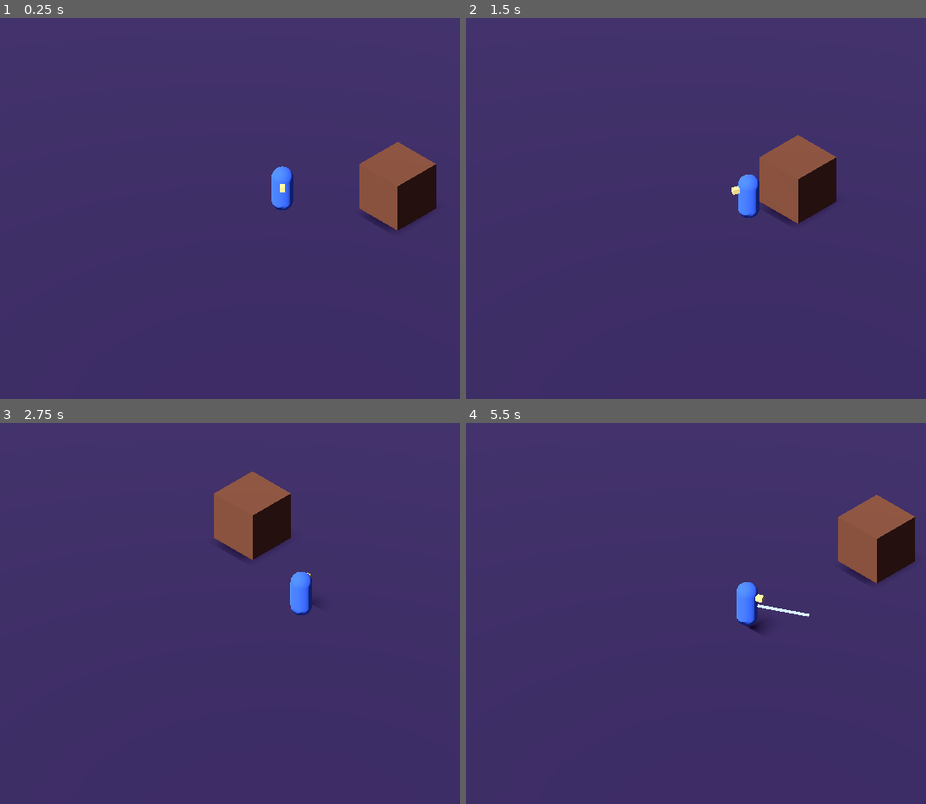
Above: before the commit, frames 1-4 (two rows, left to right).
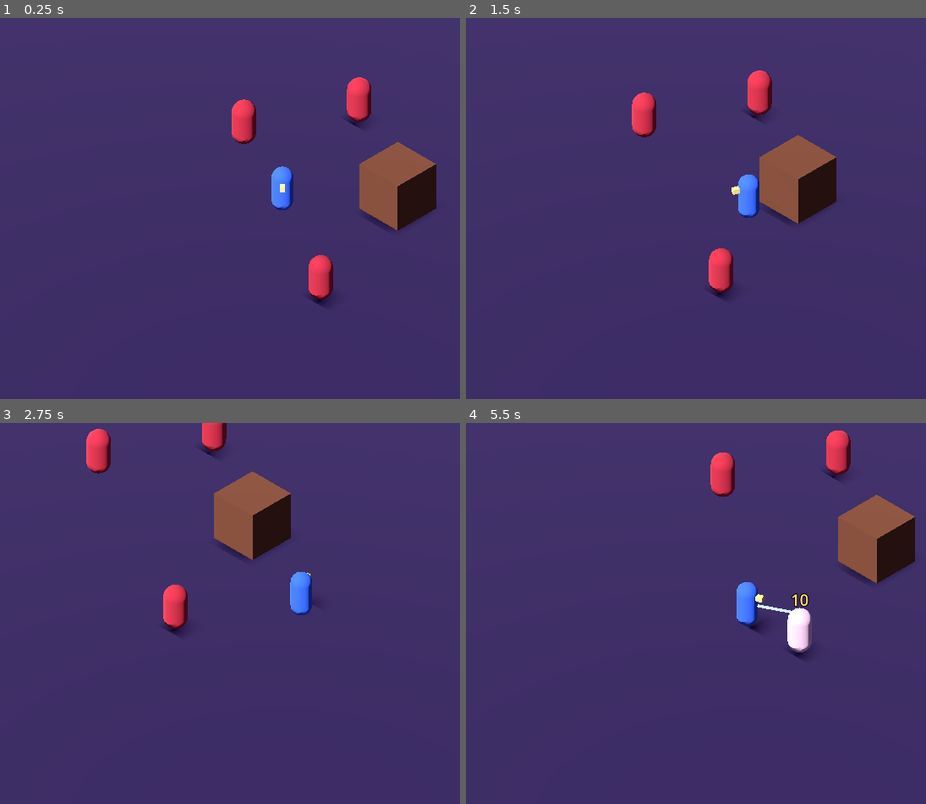
Above: after the commit, the same moments.

Repository: Spadasian/Robert
Game: Godot game, scene res://scenes/world/Main.tscn
The game is run twice, just before and just after one commit, with the same random seed, the same clock (stepped at 60 frames per second) and the same inputs.
Inputs (mouse positions are in pixels of both pictures, inside the frame that each line leads up to):
- Up to frame 1 (0.25 s): no input
- Up to frame 2 (1.5 s): tap Enter at 0.5 s; move the mouse to (898, 189) at 0.52 s; press the mouse at (898, 189) at 0.53 s; hold D (move_right) 0.53-1.28 s; move the mouse to (613, 227) at 1.27 s; release the mouse at (613, 227) at 1.28 s; hold S (move_down) from 1.28 s (still down); click (613, 227) at 1.35 s
- Up to frame 3 (2.75 s): move the mouse to (349, 529) at 2.02 s; release S (move_down) at 2.03 s; press the mouse at (349, 529) at 2.03 s; hold D (move_right) from 2.03 s (still down)
- Up to frame 4 (5.5 s): move the mouse to (714, 689) at 2.77 s; release D (move_right) at 2.78 s; release the mouse at (714, 689) at 2.78 s; hold W (move_up) 2.78-3.53 s; click (714, 689) at 2.85 s; move the mouse to (outside the picture) at 3.52 s; press the mouse at (outside the picture) at 3.53 s; hold A (move_left) 3.53-5.03 s; move the mouse to (544, 556) at 4.27 s; release the mouse at (544, 556) at 4.28 s; click (544, 556) at 4.35 s; move the mouse to (783, 613) at 5.02 s; press the mouse at (783, 613) at 5.03 s; hold S (move_down) from 5.03 s (still down)

The runs differ from the first frame. In frame 1, 1.7% of the frame differs, in the area x 50-81%, y 15-76%; in frame 2, 1.7%; in frame 3, 1.5%; in frame 4, 1.8%, in the area x 53-84%, y 2-62%.

Commit message:
Task 5: enemy base class, HealthComponent, damage numbers, training dummy
Co-Authored-By: Claude Sonnet 5.5 <noreply@anthropic.com>
Claude-Session: https://claude.ai/code/session_015tdxMYhNk2xjQ11oWM2YK9

Diff:
--- /dev/null
+++ b/scenes/enemies/TrainingDummy.tscn
@@ -0,0 +1,50 @@
+[gd_scene load_steps=9 format=3]
+
+[ext_resource type="Script" path="res://scripts/enemies/Enemy.gd" id="1_enemy"]
+[ext_resource type="Script" path="res://scripts/combat/HealthComponent.gd" id="2_health"]
+[ext_resource type="Script" path="res://scripts/combat/Hurtbox.gd" id="3_hurtbox"]
+
+[sub_resource type="CapsuleShape3D" id="Shape_body"]
+radius = 0.45
+height = 1.8
+
+[sub_resource type="CapsuleShape3D" id="Shape_hurt"]
+radius = 0.55
+height = 1.9
+
+[sub_resource type="CapsuleMesh" id="Mesh_body"]
+radius = 0.45
+height = 1.8
+
+[sub_resource type="StandardMaterial3D" id="Mat_body"]
+albedo_color = Color(0.75, 0.2, 0.25, 1)
+
+[node name="TrainingDummy" type="CharacterBody3D"]
+collision_layer = 4
+collision_mask = 1
+script = ExtResource("1_enemy")
+max_health = 50.0
+
+[node name="CollisionShape3D" type="CollisionShape3D" parent="."]
+transform = Transform3D(1, 0, 0, 0, 1, 0, 0, 0, 1, 0, 0.9, 0)
+shape = SubResource("Shape_body")
+
+[node name="Model" type="Node3D" parent="."]
+
+[node name="Body" type="MeshInstance3D" parent="Model"]
+transform = Transform3D(1, 0, 0, 0, 1, 0, 0, 0, 1, 0, 0.9, 0)
+mesh = SubResource("Mesh_body")
+surface_material_override/0 = SubResource("Mat_body")
+
+[node name="HealthComponent" type="Node" parent="."]
+script = ExtResource("2_health")
+
+[node name="Hurtbox" type="Area3D" parent="."]
+collision_layer = 32
+collision_mask = 0
+script = ExtResource("3_hurtbox")
+team = "enemy"
+
+[node name="CollisionShape3D" type="CollisionShape3D" parent="Hurtbox"]
+transform = Transform3D(1, 0, 0, 0, 1, 0, 0, 0, 1, 0, 0.95, 0)
+shape = SubResource("Shape_hurt")
--- a/scenes/player/Player.tscn
+++ b/scenes/player/Player.tscn
@@ -34,7 +34,7 @@
 
 [node name="Player" type="CharacterBody3D" groups=["player"]]
 collision_layer = 2
-collision_mask = 1
+collision_mask = 5
 script = ExtResource("1_player")
 
 [node name="CollisionShape3D" type="CollisionShape3D" parent="."]
--- /dev/null
+++ b/scenes/ui/DamageNumber.tscn
@@ -0,0 +1,14 @@
+[gd_scene load_steps=2 format=3]
+
+[ext_resource type="Script" path="res://scripts/ui/DamageNumber.gd" id="1_number"]
+
+[node name="DamageNumber" type="Label3D"]
+pixel_size = 0.012
+billboard = 1
+no_depth_test = true
+modulate = Color(1, 0.9, 0.5, 1)
+outline_modulate = Color(0.1, 0.05, 0.05, 1)
+text = "0"
+font_size = 48
+outline_size = 12
+script = ExtResource("1_number")
--- a/scenes/world/Main.tscn
+++ b/scenes/world/Main.tscn
@@ -2,7 +2,7 @@
 
 [ext_resource type="PackedScene" path="res://scenes/player/Player.tscn" id="1_player"]
 [ext_resource type="PackedScene" path="res://scenes/world/CameraRig.tscn" id="2_camera"]
-[ext_resource type="Script" path="res://scripts/combat/Hurtbox.gd" id="3_hurtbox"]
+[ext_resource type="PackedScene" path="res://scenes/enemies/TrainingDummy.tscn" id="3_dummy"]
 
 [sub_resource type="PlaneMesh" id="PlaneMesh_floor"]
 size = Vector2(60, 60)
@@ -19,9 +19,6 @@
 
 [sub_resource type="BoxShape3D" id="Shape_crate"]
 size = Vector3(2, 2, 2)
-
-[sub_resource type="BoxShape3D" id="Shape_crate_hurt"]
-size = Vector3(2.4, 2.4, 2.4)
 
 [sub_resource type="BoxMesh" id="Mesh_crate"]
 size = Vector3(2, 2, 2)
@@ -48,17 +45,16 @@
 mesh = SubResource("Mesh_crate")
 surface_material_override/0 = SubResource("Mat_crate")
 
-[node name="Hurtbox" type="Area3D" parent="TestCrate"]
-collision_layer = 32
-collision_mask = 0
-script = ExtResource("3_hurtbox")
-team = "enemy"
-debug_print = true
+[node name="Player" parent="." instance=ExtResource("1_player")]
 
-[node name="CollisionShape3D" type="CollisionShape3D" parent="TestCrate/Hurtbox"]
-shape = SubResource("Shape_crate_hurt")
+[node name="Dummy1" parent="." instance=ExtResource("3_dummy")]
+transform = Transform3D(1, 0, 0, 0, 1, 0, 0, 0, 1, -4, 0, -2)
 
-[node name="Player" parent="." instance=ExtResource("1_player")]
+[node name="Dummy2" parent="." instance=ExtResource("3_dummy")]
+transform = Transform3D(1, 0, 0, 0, 1, 0, 0, 0, 1, -2, 0, -6)
+
+[node name="Dummy3" parent="." instance=ExtResource("3_dummy")]
+transform = Transform3D(1, 0, 0, 0, 1, 0, 0, 0, 1, 5, 0, 3)
 
 [node name="Sun" type="DirectionalLight3D" parent="."]
 transform = Transform3D(1, 0, 0, 0, 0.7, 0.714, 0, -0.714, 0.7, 0, 10, 0)
--- /dev/null
+++ b/scripts/combat/HealthComponent.gd
@@ -0,0 +1,42 @@
+extends Node
+## Holds health for any entity (player, enemies, bosses). Other nodes listen to the signals.
+
+signal health_changed(current: float, maximum: float)
+signal damaged(amount: float)
+signal died
+
+@export var max_health: float = 100.0
+
+var current_health: float
+
+
+func _ready() -> void:
+	current_health = max_health
+
+
+func set_max_health(value: float, refill: bool = true) -> void:
+	max_health = value
+	if refill:
+		current_health = max_health
+	health_changed.emit(current_health, max_health)
+
+
+func take_damage(amount: float) -> void:
+	if is_dead():
+		return
+	current_health = maxf(current_health - amount, 0.0)
+	damaged.emit(amount)
+	health_changed.emit(current_health, max_health)
+	if current_health <= 0.0:
+		died.emit()
+
+
+func heal(amount: float) -> void:
+	if is_dead():
+		return
+	current_health = minf(current_health + amount, max_health)
+	health_changed.emit(current_health, max_health)
+
+
+func is_dead() -> bool:
+	return current_health <= 0.0
--- /dev/null
+++ b/scripts/enemies/Enemy.gd
@@ -0,0 +1,55 @@
+extends CharacterBody3D
+## Base class for all enemies. Handles health, hit feedback and death.
+## Specific enemies (Bandit, Archer...) will extend this and add behaviour.
+
+signal defeated(enemy: Node)
+
+const DAMAGE_NUMBER_SCENE: PackedScene = preload("res://scenes/ui/DamageNumber.tscn")
+
+@export var max_health: float = 50.0
+
+@onready var health: Node = $HealthComponent
+@onready var hurtbox: Area3D = $Hurtbox
+@onready var body_mesh: MeshInstance3D = $Model/Body
+
+var body_material: StandardMaterial3D
+var base_color: Color
+
+
+func _ready() -> void:
+	add_to_group("enemy")
+	health.set_max_health(max_health)
+	hurtbox.hit_received.connect(_on_hit_received)
+	health.damaged.connect(_on_damaged)
+	health.died.connect(_on_died)
+
+	# Each enemy gets its own material copy so the hit flash only affects it.
+	body_material = body_mesh.get_active_material(0).duplicate() as StandardMaterial3D
+	body_mesh.material_override = body_material
+	base_color = body_material.albedo_color
+
+
+func _on_hit_received(damage: float, _source: Node) -> void:
+	health.take_damage(damage)
+
+
+func _on_damaged(amount: float) -> void:
+	_spawn_damage_number(amount)
+	body_material.albedo_color = Color.WHITE
+	create_tween().tween_property(body_material, "albedo_color", base_color, 0.15)
+
+
+func _on_died() -> void:
+	hurtbox.set_deferred("monitorable", false)
+	collision_layer = 0
+	defeated.emit(self)
+	var tween := create_tween()
+	tween.tween_property(self, "scale", Vector3.ZERO, 0.25)
+	tween.tween_callback(queue_free)
+
+
+func _spawn_damage_number(amount: float) -> void:
+	var number: Label3D = DAMAGE_NUMBER_SCENE.instantiate()
+	get_tree().current_scene.add_child(number)
+	number.global_position = global_position + Vector3(0.0, 2.2, 0.0)
+	number.play(amount)
--- /dev/null
+++ b/scripts/ui/DamageNumber.gd
@@ -0,0 +1,10 @@
+extends Label3D
+## Floating damage number: rises and fades, then removes itself.
+
+
+func play(amount: float) -> void:
+	text = str(int(round(amount)))
+	var tween := create_tween().set_parallel(true)
+	tween.tween_property(self, "position:y", position.y + 1.2, 0.6)
+	tween.tween_property(self, "modulate:a", 0.0, 0.6)
+	tween.chain().tween_callback(queue_free)
